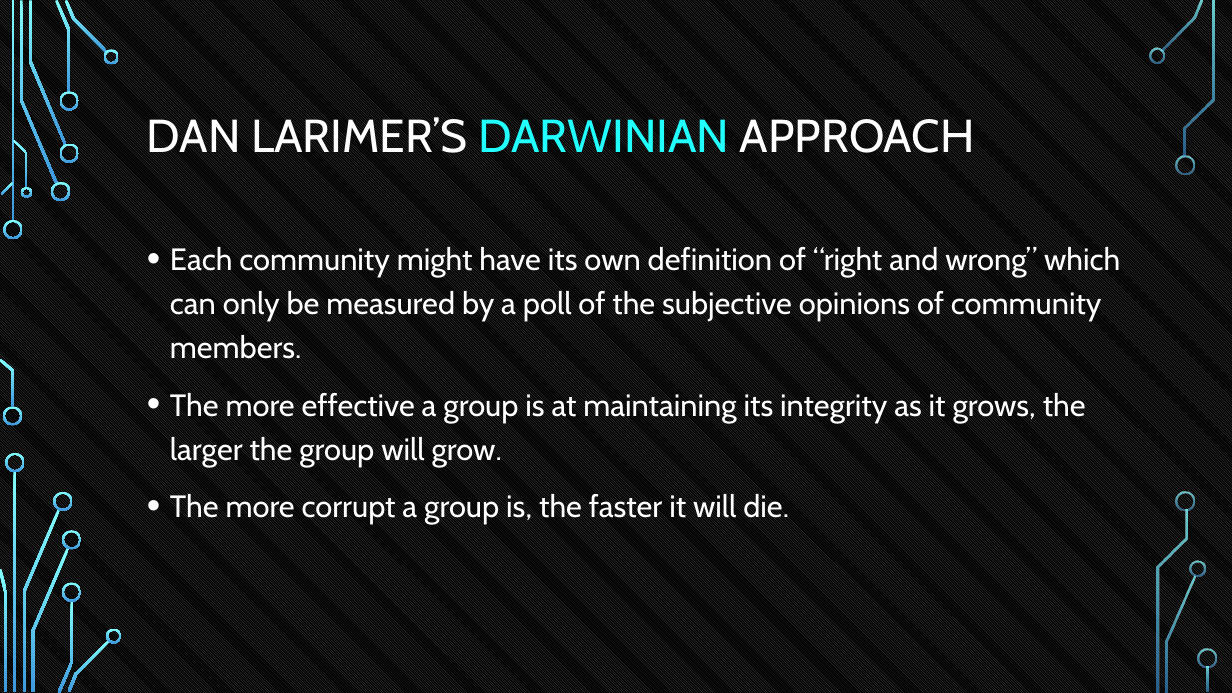
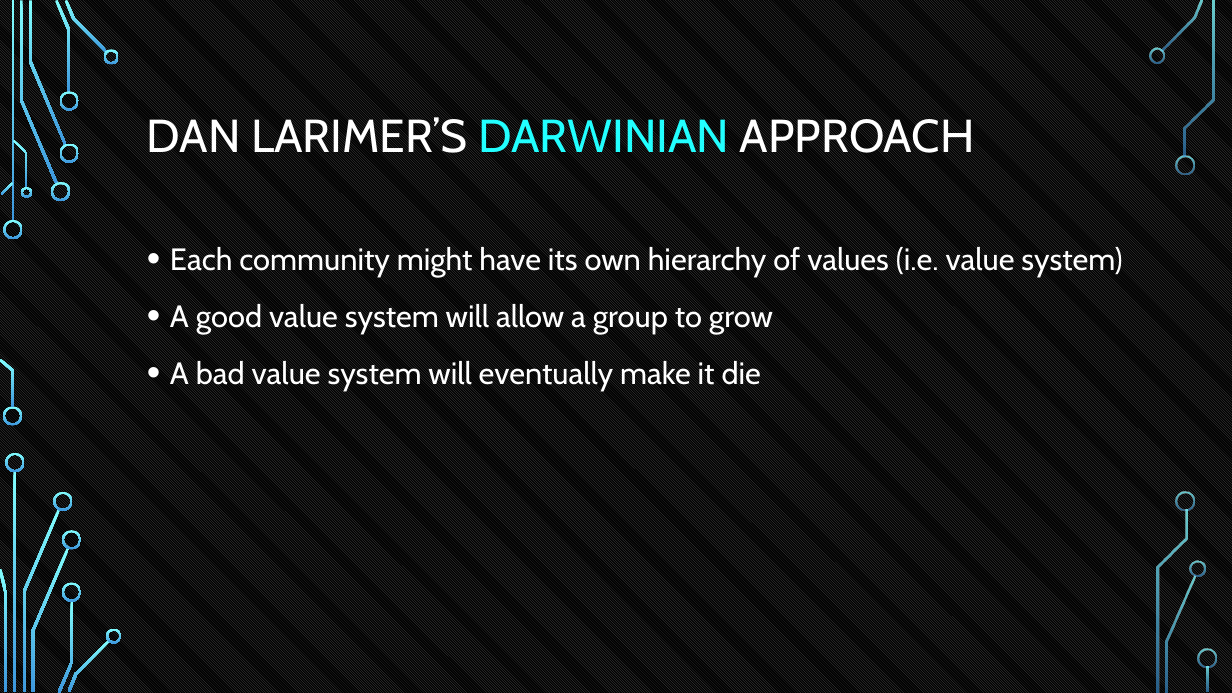
Before and after one commit to tokenika/tokenika.github.io, a slide deck: slide 27 of eostalk/EOS Talk BlockAliance.pptx (slide 26 before the commit). Drawn at 1232x693 pixels with LibreOffice and Linux fonts; fonts in the diff are those of the drawing; background and template pictures are left out. Boxes give left, top, right and bottom in pixels: in the first picture for what was removed or moved away, otherwise in the second. Text is boxed around its words. In the diff, an @@ line names an element or a change of style, - is before the commit and + after.

```diff
--- a/eostalk/EOS Talk BlockAliance.pptx
+++ b/eostalk/EOS Talk BlockAliance.pptx
@@ text at bbox=[170, 246, 1122, 391]: text changed @@
-• Each community might have its own definition of “right and wrong” which can only be measured by a poll of the subjective opinions of community members.
-• The more effective a group is at maintaining its integrity as it grows, the larger the group will grow.
-• The more corrupt a group is, the faster it will die.
+• Each community might have its own hierarchy of values (i.e. value system)
+• A good value system will allow a group to grow
+• A bad value system will eventually make it die
```
Also in this commit, not shown: 6 other slides changed, 2 slides added, 3 other files.
